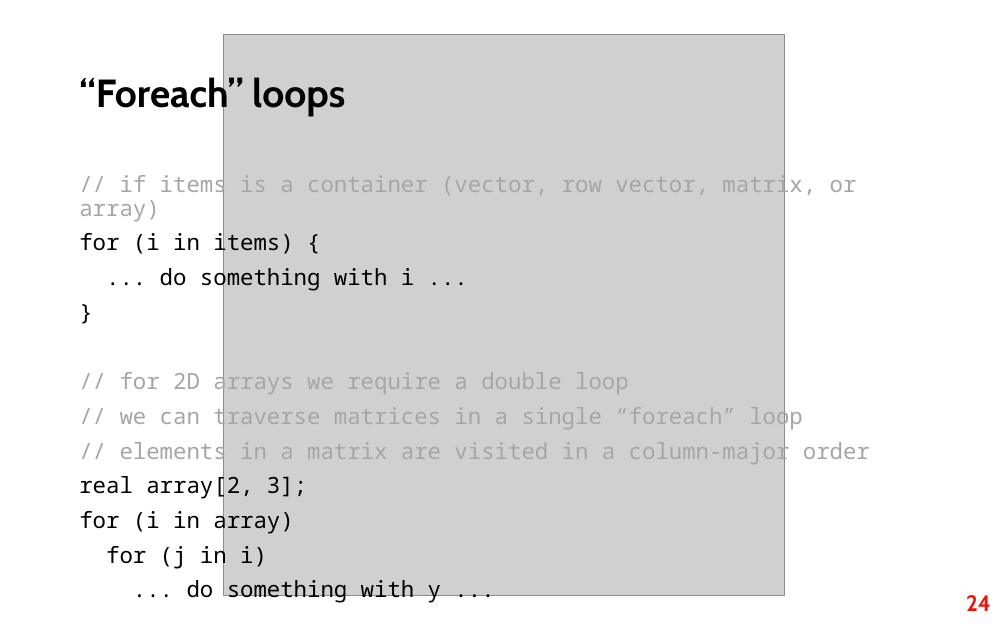
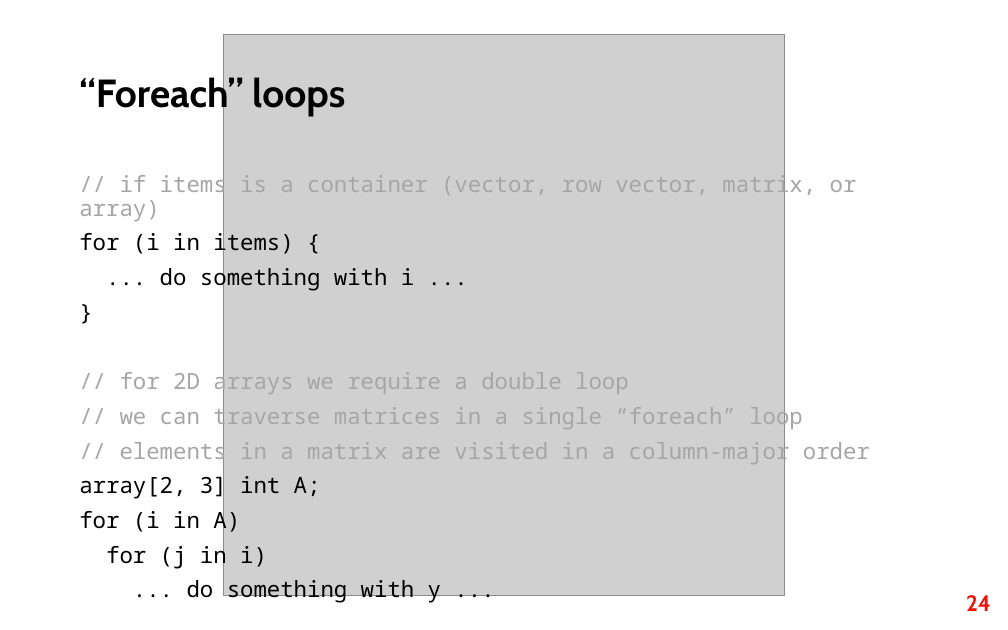
Before and after one commit to fri-datascience/course_bs, a slide deck: slide 24 of Session_02b_Probabilistic_programming/Probabilistic_programming.pptx. Drawn at 1008x630 pixels with LibreOffice and Linux fonts; fonts in the diff are those of the drawing; grey boxes stand for pictures. Boxes give left, top, right and bottom in pixels: in the first picture for what was removed or moved away, otherwise in the second. Text is boxed around its words. In the diff, an @@ line names an element or a change of style, - is before the commit and + after.

```diff
--- a/Session_02b_Probabilistic_programming/Probabilistic_programming.pptx
+++ b/Session_02b_Probabilistic_programming/Probabilistic_programming.pptx
@@ text at <box>79,473,321,533</box>: text changed @@
-real array[2, 3];
-for (i in array)
+array[2, 3] int A;
+for (i in A)
```
Also in this commit, not shown: 5 other slides changed, 1 slide added, 1 slide removed, 24 other files.
